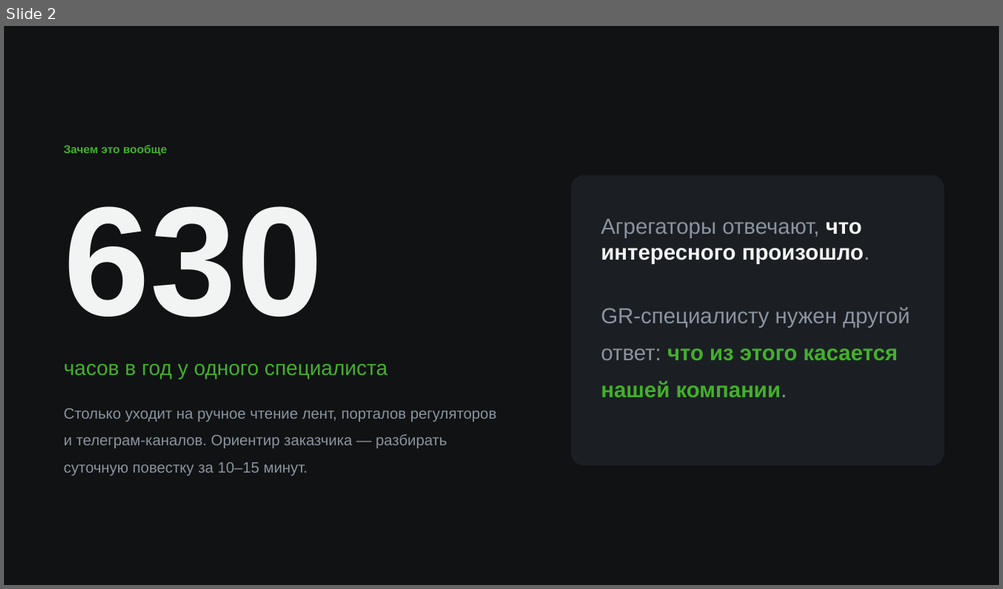
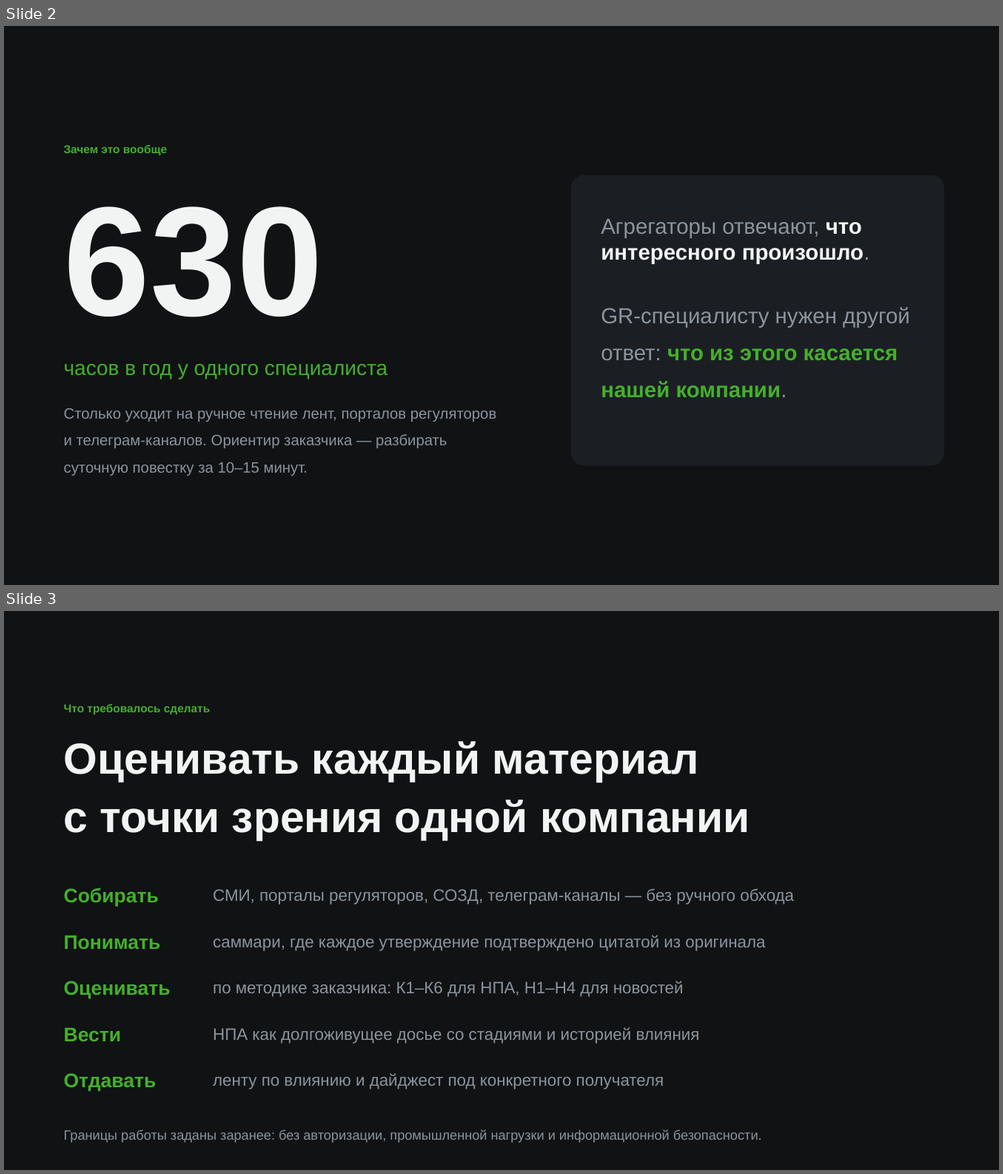
Before and after one commit to veceloe/ai-gpr-center-cifra, a slide deck: docs/product/build/presentation.pptx. Shown one above the other, each under a label of ours: slide 2 before the commit, slides 2 and 3 after it. The pictures are 1003x589 and 1003x1174 pixels, drawn with LibreOffice and Linux fonts; fonts in the diff are those of the drawing. Boxes give left, top, right and bottom in pixels: in the first picture for what was removed or moved away, otherwise in the second. Text is boxed around its words. In the diff, an @@ line names an element or a change of style, - is before the commit and + after.

```diff
--- a/docs/product/build/presentation.pptx
+++ b/docs/product/build/presentation.pptx
@@ slide 3 added at [4,611,999,1170], background #FFFFFF @@
@@ rectangle added at [4,611,999,1170], fill #101214 @@
@@ text added at [64,704,210,715], 11 pt, text #43B02A, bold @@
+Что требовалось сделать
@@ text added at [64,741,749,840], 42 pt, text #F2F4F3, bold @@
+Оценивать каждый материал
+с точки зрения одной компании
@@ text added at [64,888,159,907], 19 pt, text #43B02A, bold @@
+Собирать
@@ text added at [213,889,794,905], 16 pt, text #8B949E @@
+СМИ, порталы регуляторов, СОЗД, телеграм-каналы — без ручного обхода
@@ text added at [64,935,161,949], 19 pt, text #43B02A, bold @@
+Понимать
@@ text added at [213,935,765,951], 16 pt, text #8B949E @@
+саммари, где каждое утверждение подтверждено цитатой из оригинала
@@ text added at [64,981,170,999], 19 pt, text #43B02A, bold @@
+Оценивать
@@ text added at [213,981,683,997], 16 pt, text #8B949E @@
+по методике заказчика: К1–К6 для НПА, Н1–Н4 для новостей
@@ text added at [64,1028,122,1042], 19 pt, text #43B02A, bold @@
+Вести
@@ text added at [213,1028,700,1044], 16 pt, text #8B949E @@
+НПА как долгоживущее досье со стадиями и историей влияния
@@ text added at [64,1073,156,1092], 19 pt, text #43B02A, bold @@
+Отдавать
@@ text added at [213,1073,664,1090], 16 pt, text #8B949E @@
+ленту по влиянию и дайджест под конкретного получателя
@@ text added at [64,1130,762,1143], 13 pt, text #8B949E @@
+Границы работы заданы заранее: без авторизации, промышленной нагрузки и информационной безопасности.
```
Also in this commit, not shown: 2 other slides added, 1 slide removed, 4 other files.
